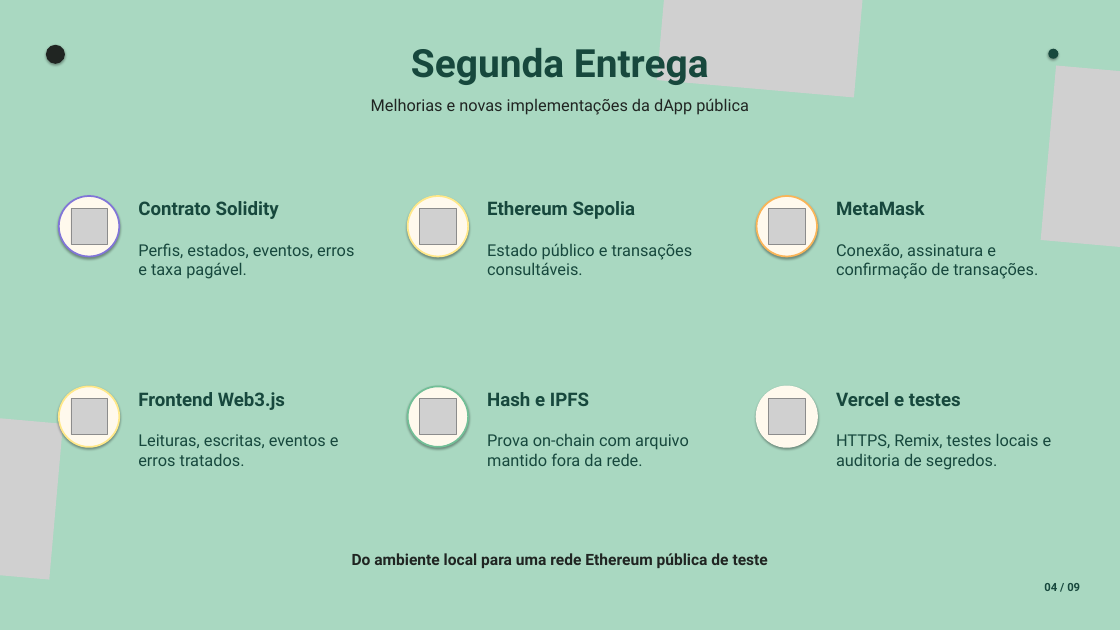
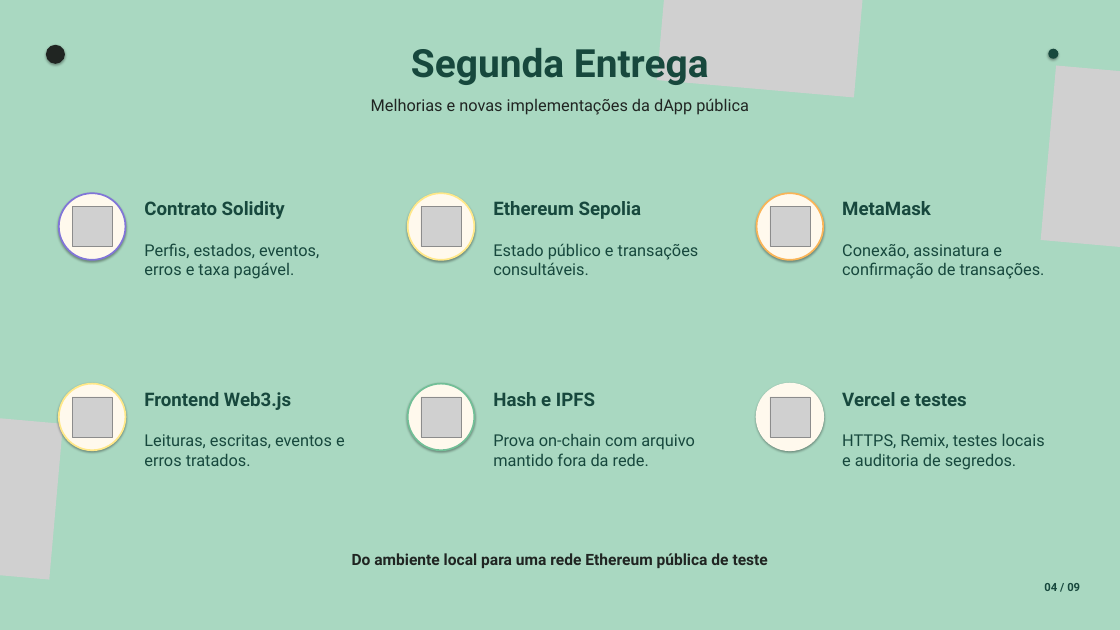
Before and after one commit to JulianaBallin/EcoOrigem, a slide deck: slide 4 of docs/slides/apresentacao-ecoorigem.pptx. Drawn at 1120x630 pixels with LibreOffice and Linux fonts; fonts in the diff are those of the drawing; grey boxes stand for pictures. Boxes give left, top, right and bottom in pixels: in the first picture for what was removed or moved away, otherwise in the second. Text is boxed around its words. In the diff, an @@ line names an element or a change of style, - is before the commit and + after.

```diff
--- a/docs/slides/apresentacao-ecoorigem.pptx
+++ b/docs/slides/apresentacao-ecoorigem.pptx
@@ ellipse: place and size @@
-ellipse at (59,196,119,256)
+ellipse at (59,193,125,260)
@@ picture: place and size @@
-picture at (71,208,108,245)
+picture at (72,207,112,246)
@@ text "Contrato Solidity": place and size @@
-text "Contrato Solidity" at (138,201,279,219)
+text "Contrato Solidity" at (144,201,285,219)
@@ ellipse: place and size @@
-ellipse at (408,196,468,256)
+ellipse at (408,193,474,260)
@@ picture: place and size @@
-picture at (420,208,456,245)
+picture at (421,207,461,246)
@@ text "Ethereum Sepolia": place and size @@
-text "Ethereum Sepolia" at (487,201,636,219)
+text "Ethereum Sepolia" at (493,201,642,219)
@@ ellipse: place and size @@
-ellipse at (757,196,817,256)
+ellipse at (757,193,823,260)
@@ picture: place and size @@
-picture at (769,208,805,245)
+picture at (770,207,810,246)
@@ text "MetaMask": place and size @@
-text "MetaMask" at (836,201,925,215)
+text "MetaMask" at (842,201,931,215)
@@ text "Perfis, estados, eventos, erros e ..." rewrapped from (138,243,354,279) to (144,243,319,279) @@
@@ text "Estado público e transações consultáveis.": place and size @@
-text "Estado público e transações consultáveis." at (487,244,693,275)
+text "Estado público e transações consultáveis." at (493,244,699,275)
@@ text "Conexão, assinatura e confirmação de ...": place and size @@
-text "Conexão, assinatura e confirmação de ..." at (836,244,1038,279)
+text "Conexão, assinatura e confirmação de ..." at (842,244,1045,279)
@@ ellipse: place and size @@
-ellipse at (59,386,119,447)
+ellipse at (59,384,125,450)
@@ text "Frontend Web3.js": place and size @@
-text "Frontend Web3.js" at (138,392,285,410)
+text "Frontend Web3.js" at (144,392,291,410)
@@ ellipse: place and size @@
-ellipse at (408,386,468,447)
+ellipse at (408,384,474,450)
@@ text "Hash e IPFS": place and size @@
-text "Hash e IPFS" at (487,392,589,406)
+text "Hash e IPFS" at (493,392,595,406)
@@ ellipse: place and size @@
-ellipse at (757,386,817,447)
+ellipse at (757,384,823,450)
@@ text "Vercel e testes": place and size @@
-text "Vercel e testes" at (836,392,961,406)
+text "Vercel e testes" at (842,392,967,406)
@@ picture: place and size @@
-picture at (71,399,108,435)
+picture at (72,397,112,437)
@@ text "Leituras, escritas, eventos e erros ...": place and size @@
-text "Leituras, escritas, eventos e erros ..." at (138,434,339,466)
+text "Leituras, escritas, eventos e erros ..." at (144,434,345,466)
@@ picture: place and size @@
-picture at (420,399,456,435)
+picture at (421,397,461,437)
@@ text "Prova on-chain com arquivo mantido ...": place and size @@
-text "Prova on-chain com arquivo mantido ..." at (487,434,689,466)
+text "Prova on-chain com arquivo mantido ..." at (493,434,695,466)
@@ picture: place and size @@
-picture at (769,399,805,435)
+picture at (770,397,810,437)
@@ text "HTTPS, Remix, testes locais e ..." rewrapped from (836,434,1052,470) to (842,434,1045,470) @@
```
Also in this commit, not shown: 1 other slide changed, 1 other file.
